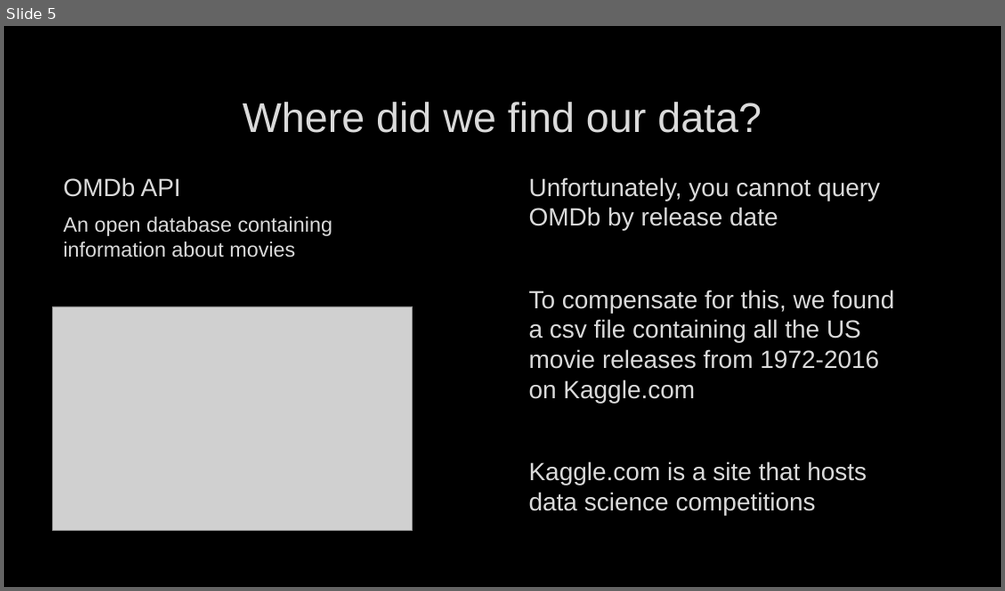
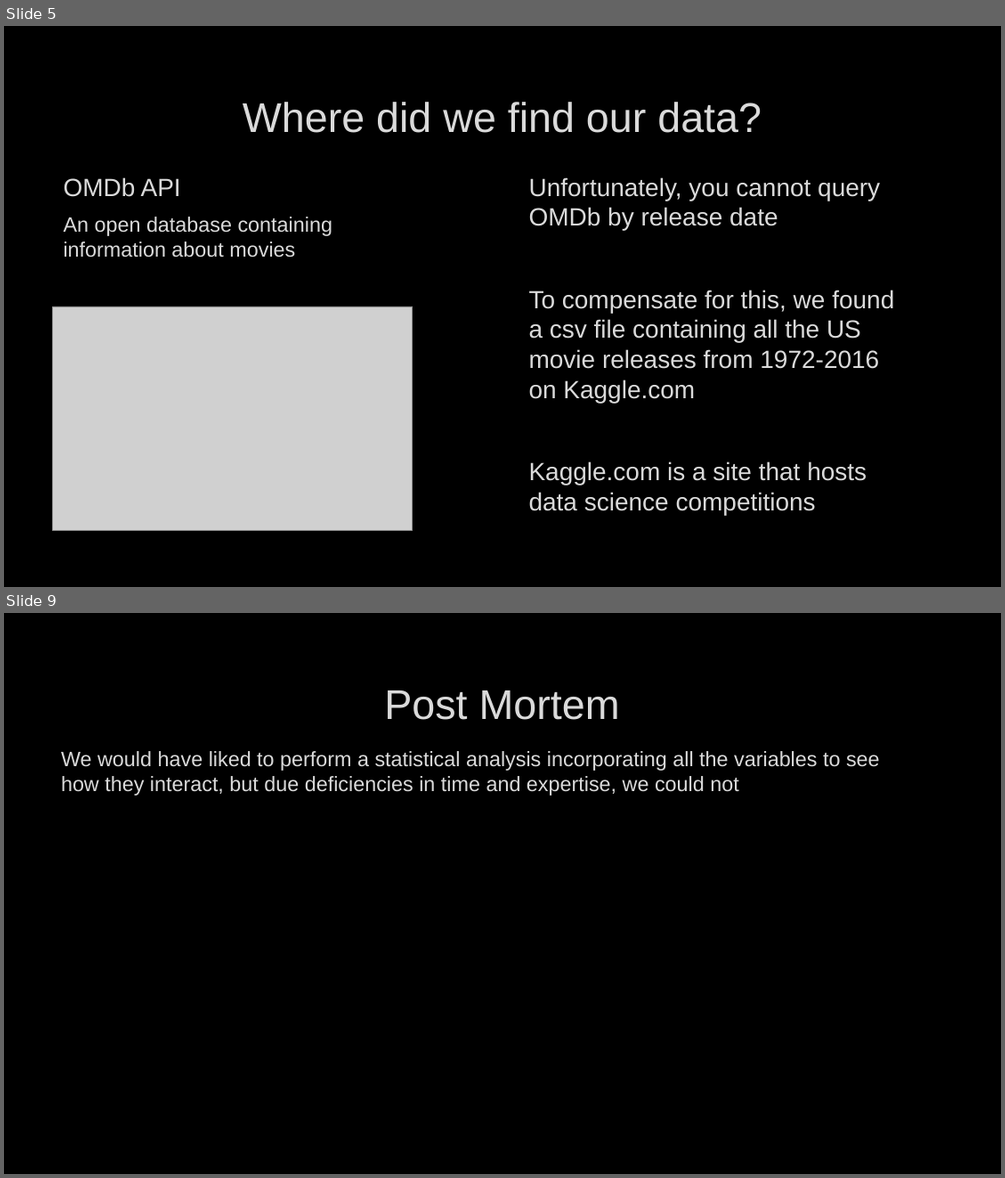
Before and after one commit to Mpalmese/ProjectRepo, a slide deck: Powerpoint/Presentation.pptx. Shown one above the other, each under a label of ours: slide 5 before the commit, slides 5 and 9 after it; the slides between them are not shown. The pictures are 1005x591 and 1005x1178 pixels, drawn with LibreOffice and Linux fonts; fonts in the diff are those of the drawing; grey boxes stand for pictures; background and template pictures are left out. Boxes give left, top, right and bottom in pixels: in the first picture for what was removed or moved away, otherwise in the second. Text is boxed around its words. In the diff, an @@ line names an element or a change of style, - is before the commit and + after.

```diff
--- a/Powerpoint/Presentation.pptx
+++ b/Powerpoint/Presentation.pptx
@@ slide 9 added at (x1=4, y1=613, x2=1001, y2=1174), background picture (left out) @@
@@ title added at (x1=384, y1=690, x2=620, y2=720), 40 pt, text #DADADA @@
+Post Mortem
@@ text added at (x1=61, y1=751, x2=880, y2=795), 20 pt, text #DADADA @@
+We would have liked to perform a statistical analysis incorporating all the variables to see how they interact, but due deficiencies in time and expertise, we could not
```
Also in this commit, not shown: 2 slides changed, 2 other slides added.
